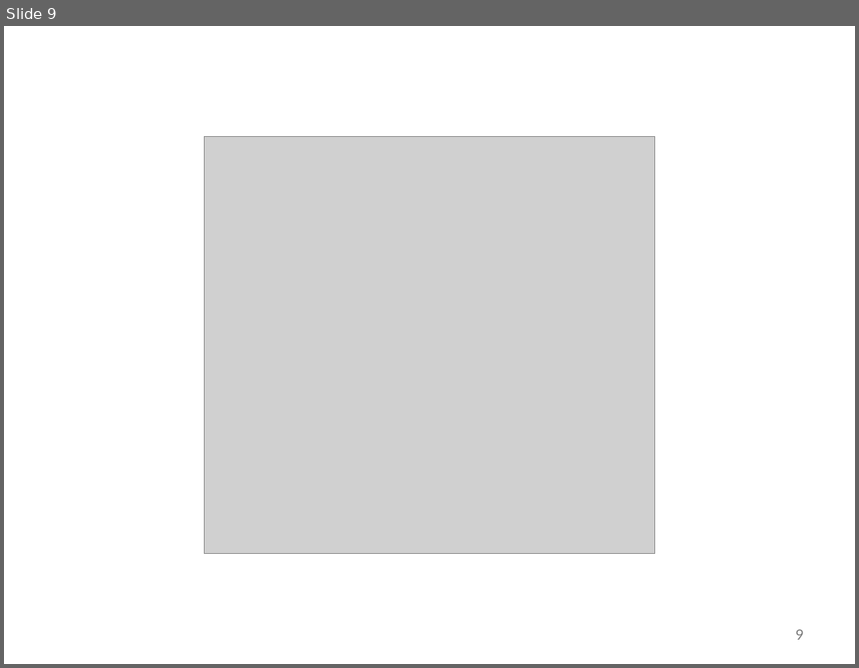
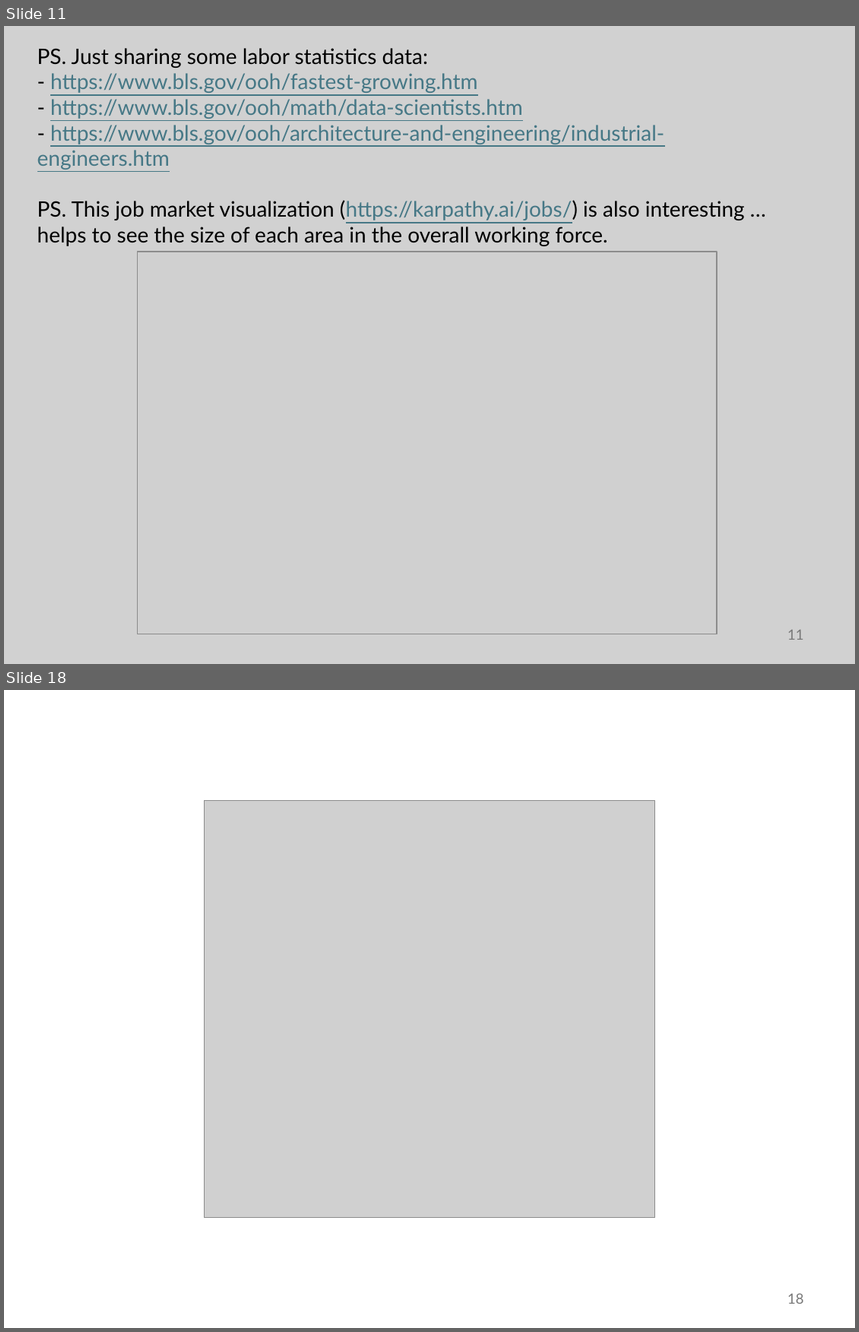
Before and after one commit to abuabara/abuabara.github.io, a slide deck: DAEN489S26/week13_slides.pptx. Shown one above the other, each under a label of ours: slide 9 before the commit, slides 11 and 18 after it; the slides between them are not shown. The pictures are 859x668 and 859x1332 pixels, drawn with LibreOffice and Linux fonts; fonts in the diff are those of the drawing; grey boxes stand for pictures. Boxes give left, top, right and bottom in pixels: in the first picture for what was removed or moved away, otherwise in the second. Text is boxed around its words. In the diff, an @@ line names an element or a change of style, - is before the commit and + after.

```diff
--- a/DAEN489S26/week13_slides.pptx
+++ b/DAEN489S26/week13_slides.pptx
@@ slide 11 added at <box>4,26,855,664</box>, background #D1D1D1 @@
@@ text added at <box>37,48,745,246</box>, 18 pt, text #467886, underline @@
+PS. Just sharing some labor statistics data:
+- https://www.bls.gov/ooh/fastest-growing.htm
+- https://www.bls.gov/ooh/math/data-scientists.htm
+- https://www.bls.gov/ooh/architecture-and-engineering/industrial-engineers.htm
+PS. This job market visualization (https://karpathy.ai/jobs/) is also interesting …
+helps to see the size of each area in the overall working force.
@@ picture added at <box>138,252,716,635</box> @@
@@ page number added at <box>788,630,804,640</box>, 12 pt, text #797979 @@
+11
@@ what was slide 9 is now slide 18 @@
@@ page number at <box>788,1293,804,1304</box>: text changed @@
-9
+18
```
Also in this commit, not shown: 9 slides changed, 18 other slides added, 19 slides removed, 2 other files.
